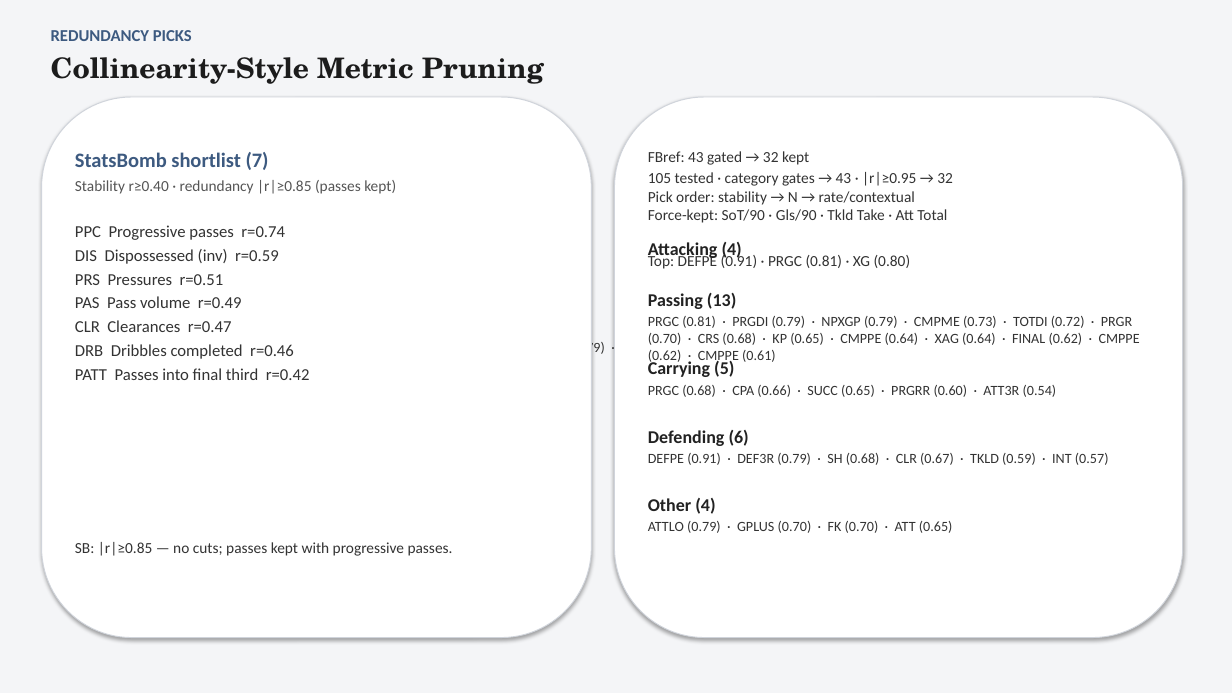
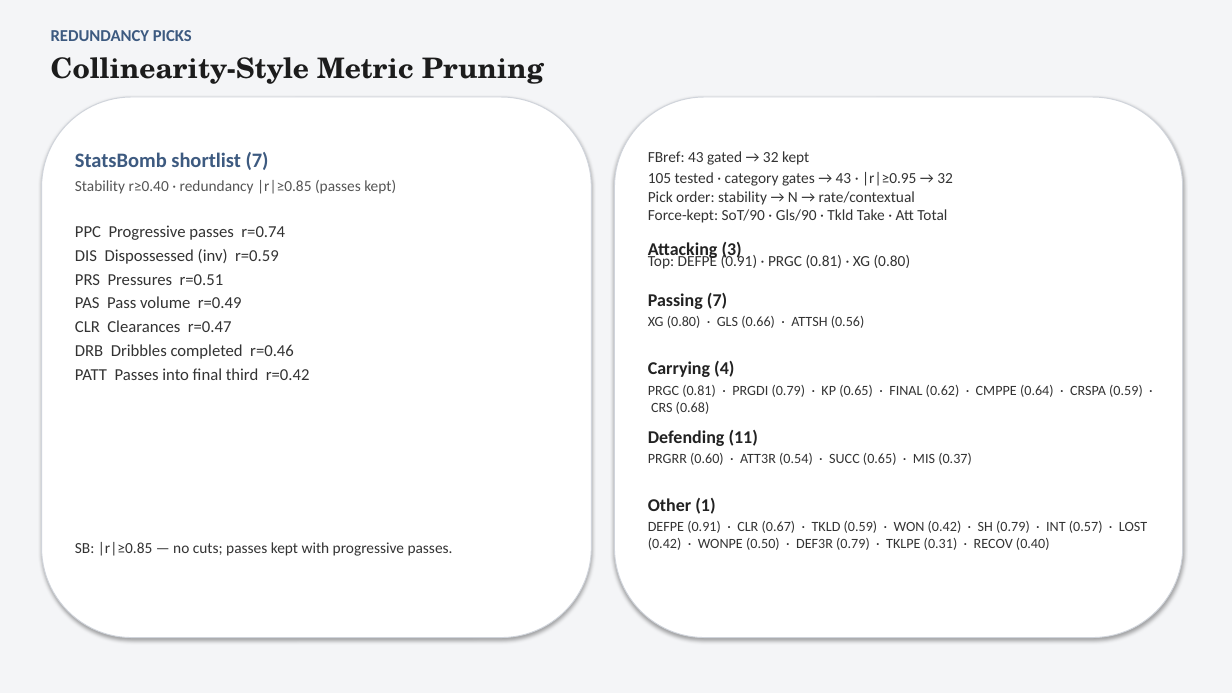
Before and after one commit to colbymorris08/bundesliga-transfer-traits, a slide deck: slide 9 of bundesliga_transfer_traits.pptx. Drawn at 1232x693 pixels with LibreOffice and Linux fonts; fonts in the diff are those of the drawing. Boxes give left, top, right and bottom in pixels: in the first picture for what was removed or moved away, otherwise in the second. Text is boxed around its words. In the diff, an @@ line names an element or a change of style, - is before the commit and + after.

```diff
--- a/bundesliga_transfer_traits.pptx
+++ b/bundesliga_transfer_traits.pptx
@@ text in rectangle at (129, 181, 732, 364): text removed @@
-XG (0.80) · SHPER (0.79) · SOTPE (0.77) · GLS (0.66)
@@ text at (648, 242, 742, 260): text changed @@
-Attacking (4)
+Attacking (3)
@@ text at (648, 293, 727, 309): text changed @@
-Passing (13)
+Passing (7)
@@ text at (648, 316, 865, 328): text changed @@
-PRGC (0.81) · PRGDI (0.79) · NPXGP (0.79) · CMPME (0.73) · TOTDI (0.72) · PRGR (0.70) · CRS (0.68) · KP (0.65) · CMPPE (0.64) · XAG (0.64) · FINAL (0.62) · CMPPE (0.62) · CMPPE (0.61)
+XG (0.80) · GLS (0.66) · ATTSH (0.56)
@@ text at (648, 361, 734, 377): text changed @@
-Carrying (5)
+Carrying (4)
@@ text at (648, 385, 1143, 414): text changed @@
-PRGC (0.68) · CPA (0.66) · SUCC (0.65) · PRGRR (0.60) · ATT3R (0.54)
+PRGC (0.81) · PRGDI (0.79) · KP (0.65) · FINAL (0.62) · CMPPE (0.64) · CRSPA (0.59) · CRS (0.68)
@@ text at (648, 430, 758, 446): text changed @@
-Defending (6)
+Defending (11)
@@ text at (648, 453, 972, 465): text changed @@
-DEFPE (0.91) · DEF3R (0.79) · SH (0.68) · CLR (0.67) · TKLD (0.59) · INT (0.57)
+PRGRR (0.60) · ATT3R (0.54) · SUCC (0.65) · MIS (0.37)
@@ text at (648, 498, 715, 514): text changed @@
-Other (4)
+Other (1)
@@ text at (648, 521, 1147, 550): text changed @@
-ATTLO (0.79) · GPLUS (0.70) · FK (0.70) · ATT (0.65)
+DEFPE (0.91) · CLR (0.67) · TKLD (0.59) · WON (0.42) · SH (0.79) · INT (0.57) · LOST (0.42) · WONPE (0.50) · DEF3R (0.79) · TKLPE (0.31) · RECOV (0.40)
```
